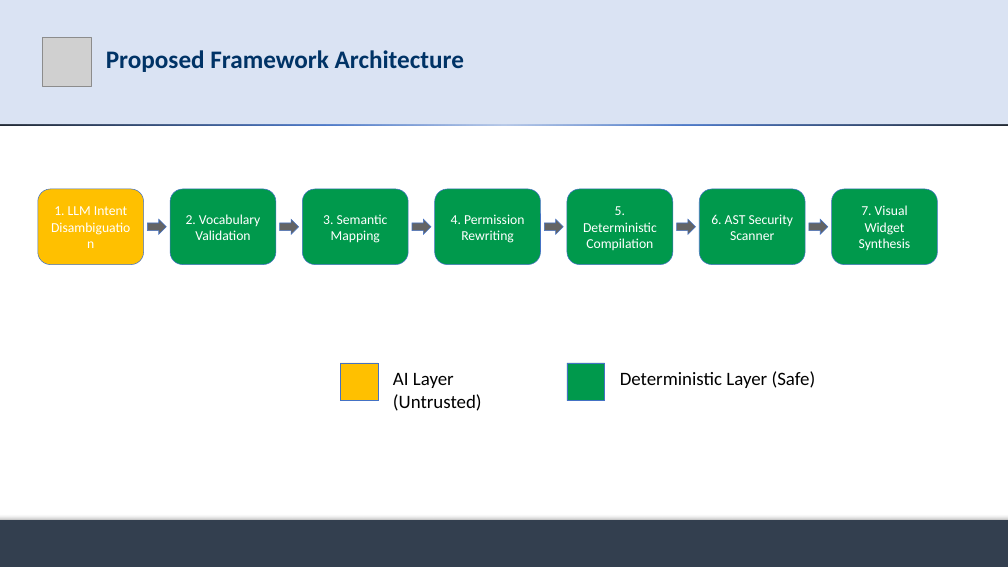
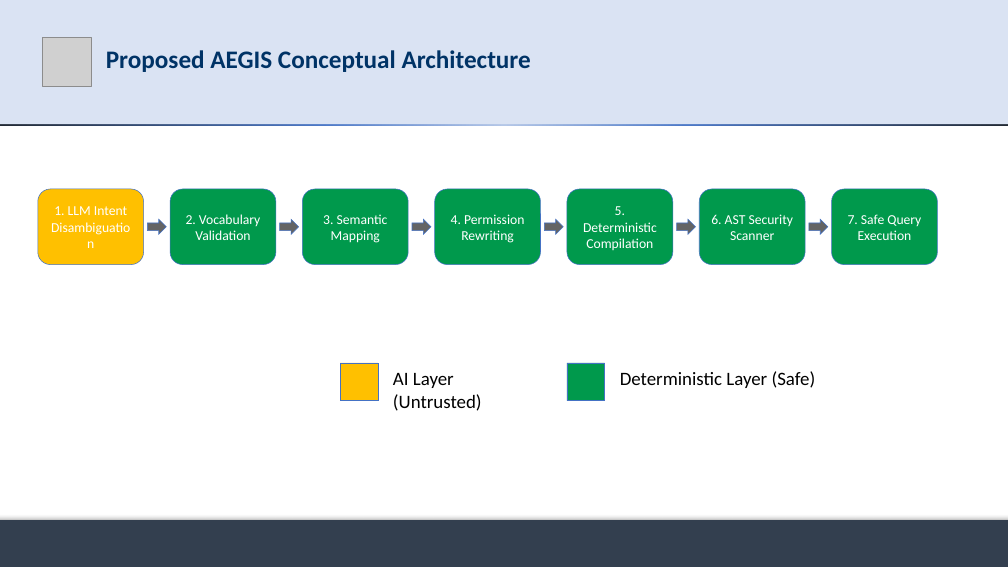
Before and after one commit to md-riaz/AEGIS-Research, a slide deck: slide 9 of docs/scripts/Md_Riaz_Mid_Defense_Final_0322310105101024.pptx. Drawn at 1008x567 pixels with LibreOffice and Linux fonts; fonts in the diff are those of the drawing; grey boxes stand for pictures. Boxes give left, top, right and bottom in pixels: in the first picture for what was removed or moved away, otherwise in the second. Text is boxed around its words. In the diff, an @@ line names an element or a change of style, - is before the commit and + after.

Commit message:
refactor(presentation): calibrate mid-defense deck with research questions, thesis title, and balanced evaluation claims

```diff
--- a/docs/scripts/Md_Riaz_Mid_Defense_Final_0322310105101024.pptx
+++ b/docs/scripts/Md_Riaz_Mid_Defense_Final_0322310105101024.pptx
@@ title at box(106, 50, 531, 72): text changed @@
-Proposed Framework Architecture
+Proposed AEGIS Conceptual Architecture
@@ text in rounded rectangle at box(848, 214, 921, 240): text changed @@
-7. Visual Widget
-Synthesis
+7. Safe Query
+Execution
```
Also in this commit, not shown: 12 other slides changed, 4 slides added, 4 slides removed, 19 other files.
